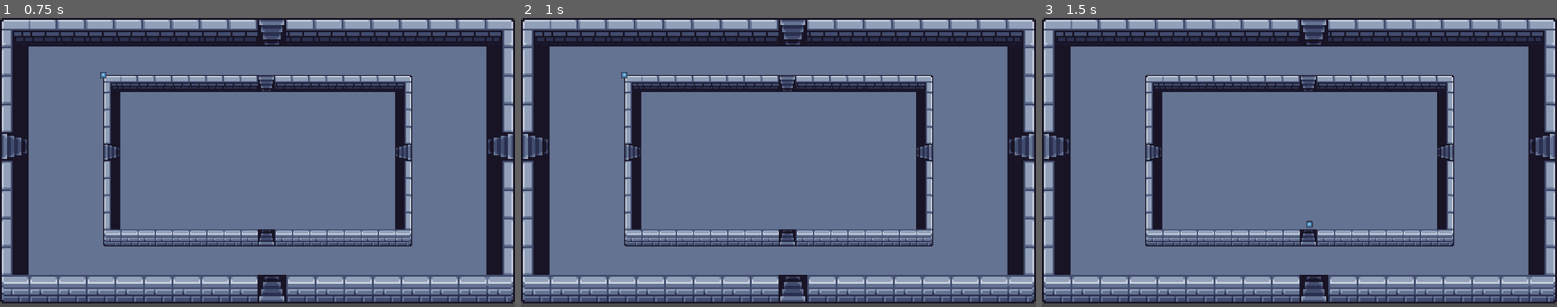
Above: before the commit, frames 1-3 (left to right).
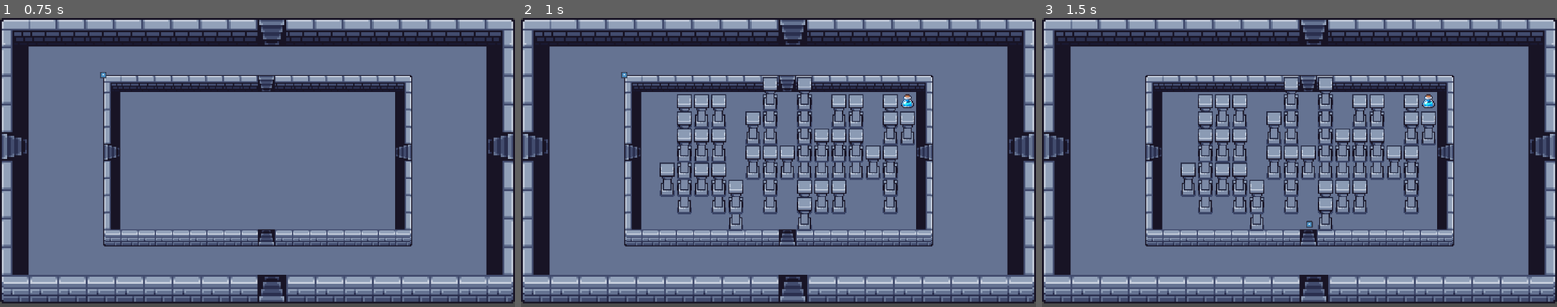
Above: after the commit, the same moments.

Repository: bnjmntmm/play_dungeon_crawler
Game: Godot game, scene res://scenes/gallery/gallery.tscn
Two runs of this game, one before a commit and one after it. Both use one fixed random seed, a clock stepped at 60 frames per second and the inputs below. The project has no main scene, so this scene is started directly. The engine's default icon, where the game draws it, is replaced by a stand-in: a white triangle on a blue panel in a dark square.
Inputs:
- Up to frame 1 (0.75 s): tap Enter (ui_accept) at 0.5 s
- Up to frame 2 (1 s): tap Enter (ui_accept) at 0.77 s
- Up to frame 3 (1.5 s): no input

Frame 1 is identical in both runs. In frame 2, 8.6% of the frame differs, in the area x 26-77%, y 20-74%; in frame 3, 8.6%.

Commit message:
Added debug animal and obstacle config creation

Diff:
--- a/assets/scripts/debug/tile_map_parser.gd
+++ b/assets/scripts/debug/tile_map_parser.gd
@@ -1,16 +1,33 @@
 extends TileMapLayer
 
-@export var dumpData : bool = true
+@export var dump_data : bool = true
 @export var override_level_config : LevelConfig
+
+@export var add_test_animal : bool = true
+@export var animal_config_to_spawn: AnimalConfig
+
+@export var add_test_obstacle : bool = true
+@export var obstacle_config_to_spawn: BaseConfig
 
 # Called when the node enters the scene tree for the first time.
 func _ready() -> void:
-	if !dumpData:
+	if !dump_data:
 		return
 
 	if override_level_config:
 		var path : String = override_level_config.resource_path;
 		var res: LevelConfig = load(path)
+
+		if add_test_animal:
+			var animal_test_pos:= Vector2(9,4)
+			set_cell(animal_test_pos,0 ,Vector2i.ZERO, 1)
+			res.animal_resource_data.set(animal_test_pos, animal_config_to_spawn)
+
+		if add_test_obstacle:
+			var obstacle_test_pos:= Vector2(9,5)
+			set_cell(obstacle_test_pos,1 ,Vector2i.ZERO, 1)
+			res.obstacle_resource_data.set(obstacle_test_pos, obstacle_config_to_spawn)
+
 		res.tile_map_data = get_tile_map_data_as_array()
 		if ResourceSaver.save(res, path) != OK:
 			push_error("Konnte Resource nicht speichern!")
